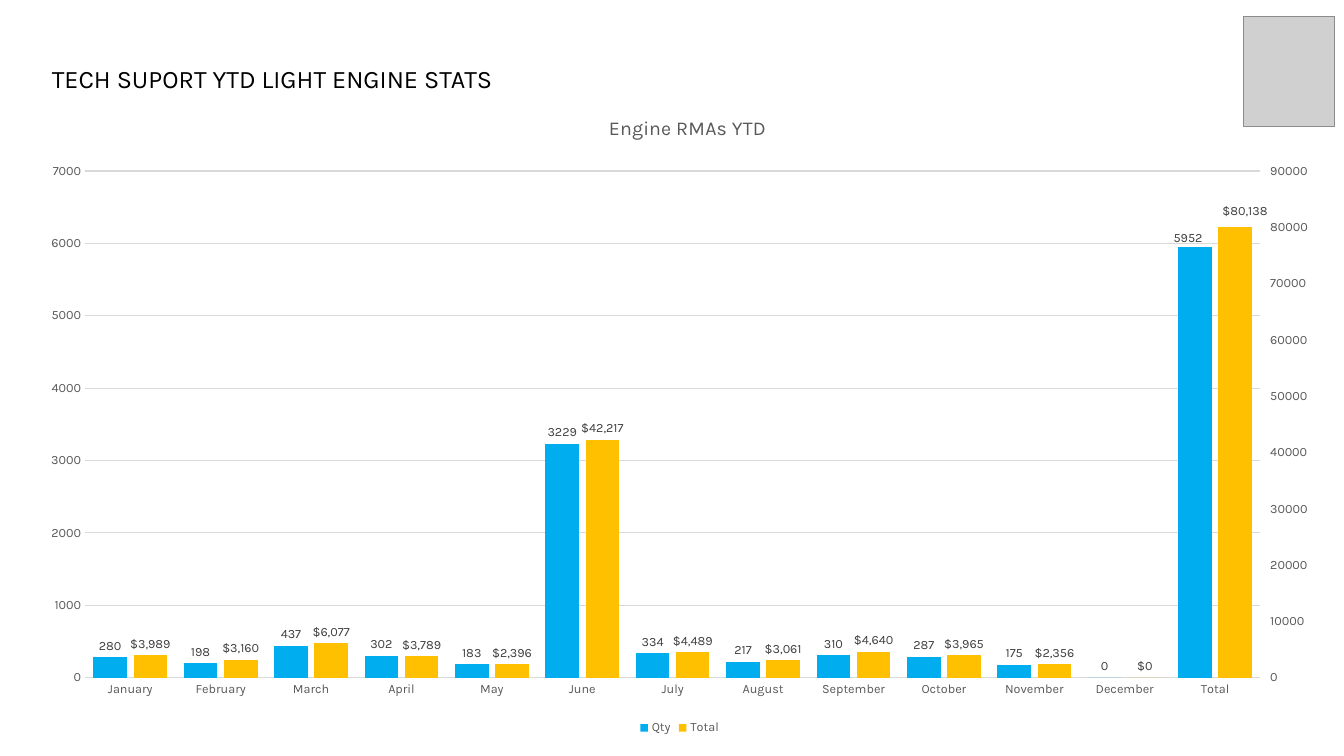
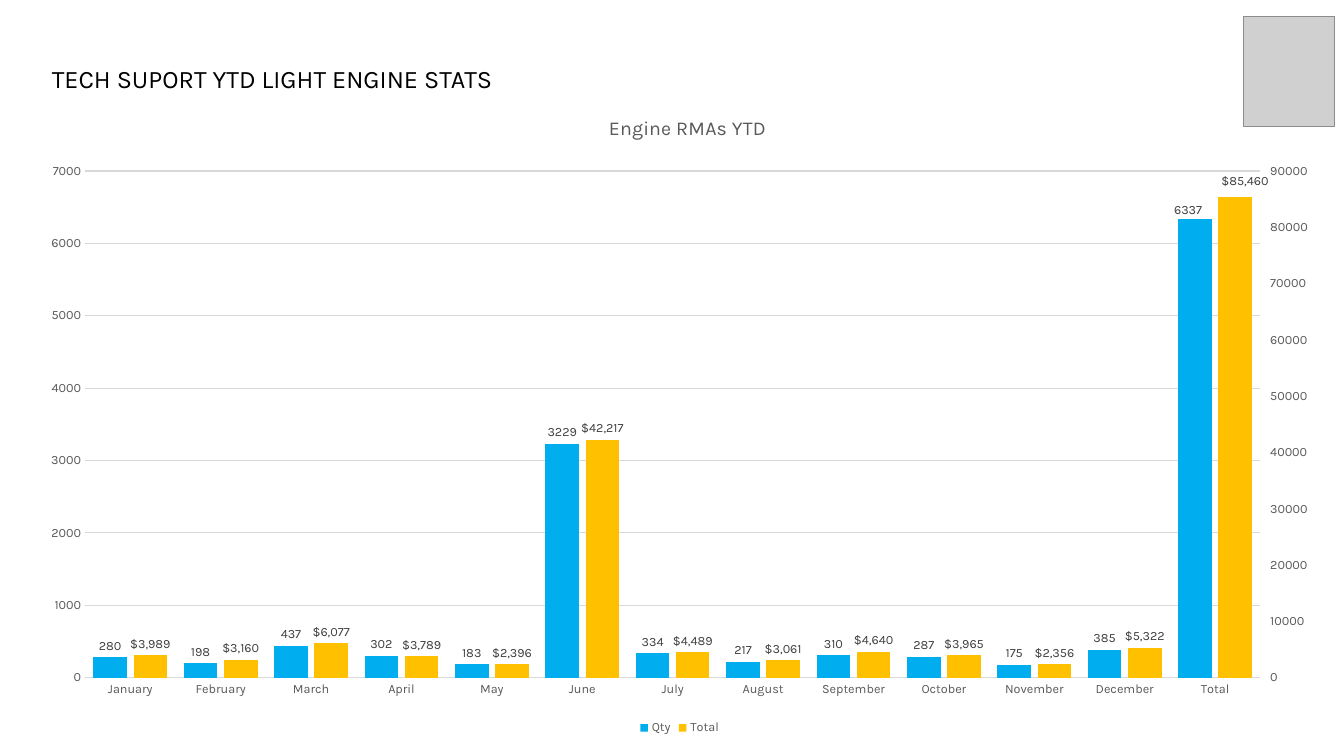
Before and after one commit to Vinladar/USAI, a slide deck: slide 4 of Code/Output/November_2021/TECH SUPPORT METRICS November.pptx. Drawn at 1344x756 pixels with LibreOffice and Linux fonts; fonts in the diff are those of the drawing; grey boxes stand for pictures; background and template pictures are left out. Boxes give left, top, right and bottom in pixels: in the first picture for what was removed or moved away, otherwise in the second. Text is boxed around its words. In the diff, an @@ line names an element or a change of style, - is before the commit and + after.

Commit message:
december report update

```diff
--- a/Code/Output/November_2021/TECH SUPPORT METRICS November.pptx
+++ b/Code/Output/November_2021/TECH SUPPORT METRICS November.pptx
@@ column chart at (25, 100, 1334, 740) @@
@@ Qty, December: 0 to 385 @@
@@ Qty, Total: 5952 to 6337 @@
@@ Total, December: 0 to 5322 @@
@@ Total, Total: 80138 to 85460 @@
```
Also in this commit, not shown: 4 other slides changed, 11 other files.
